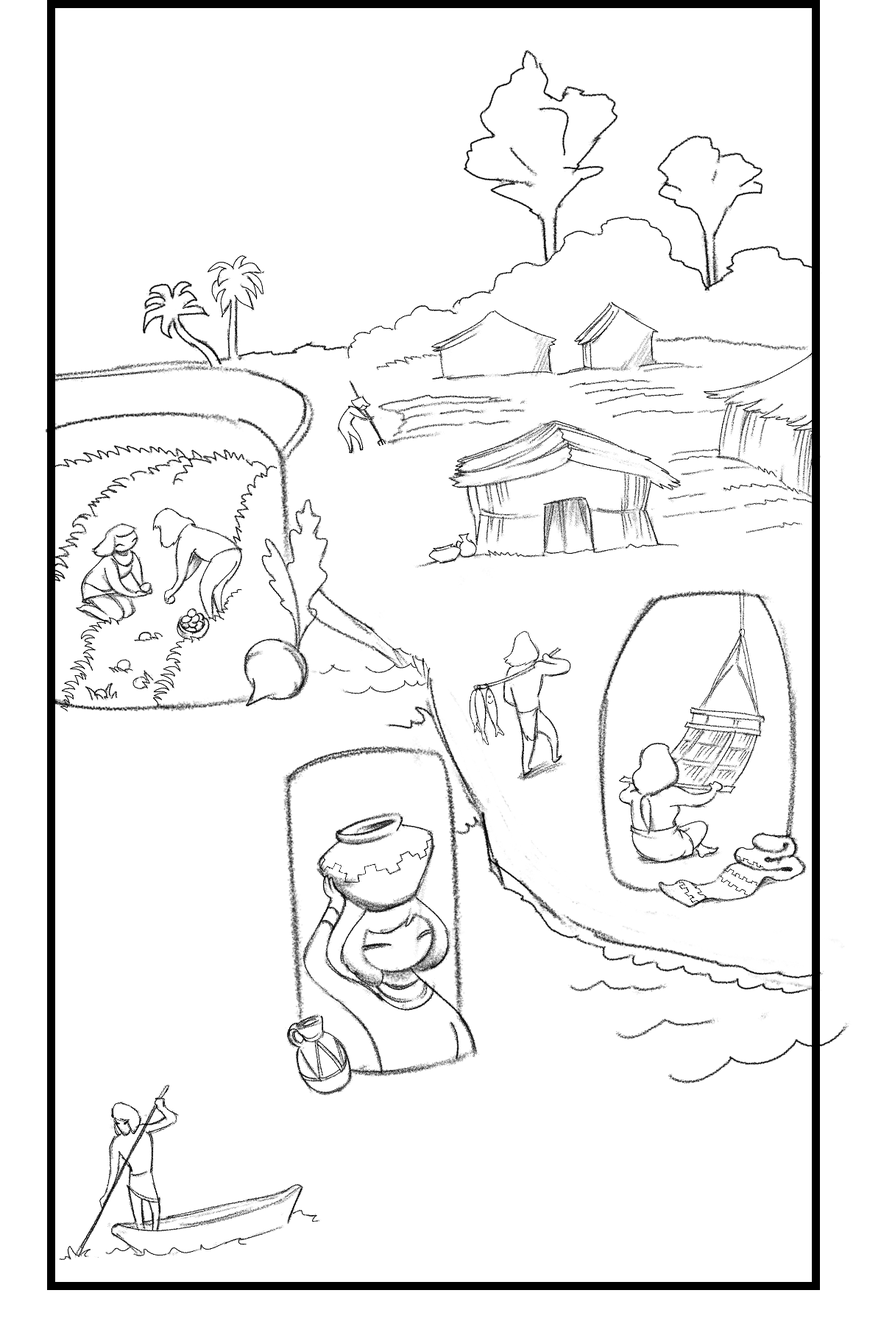
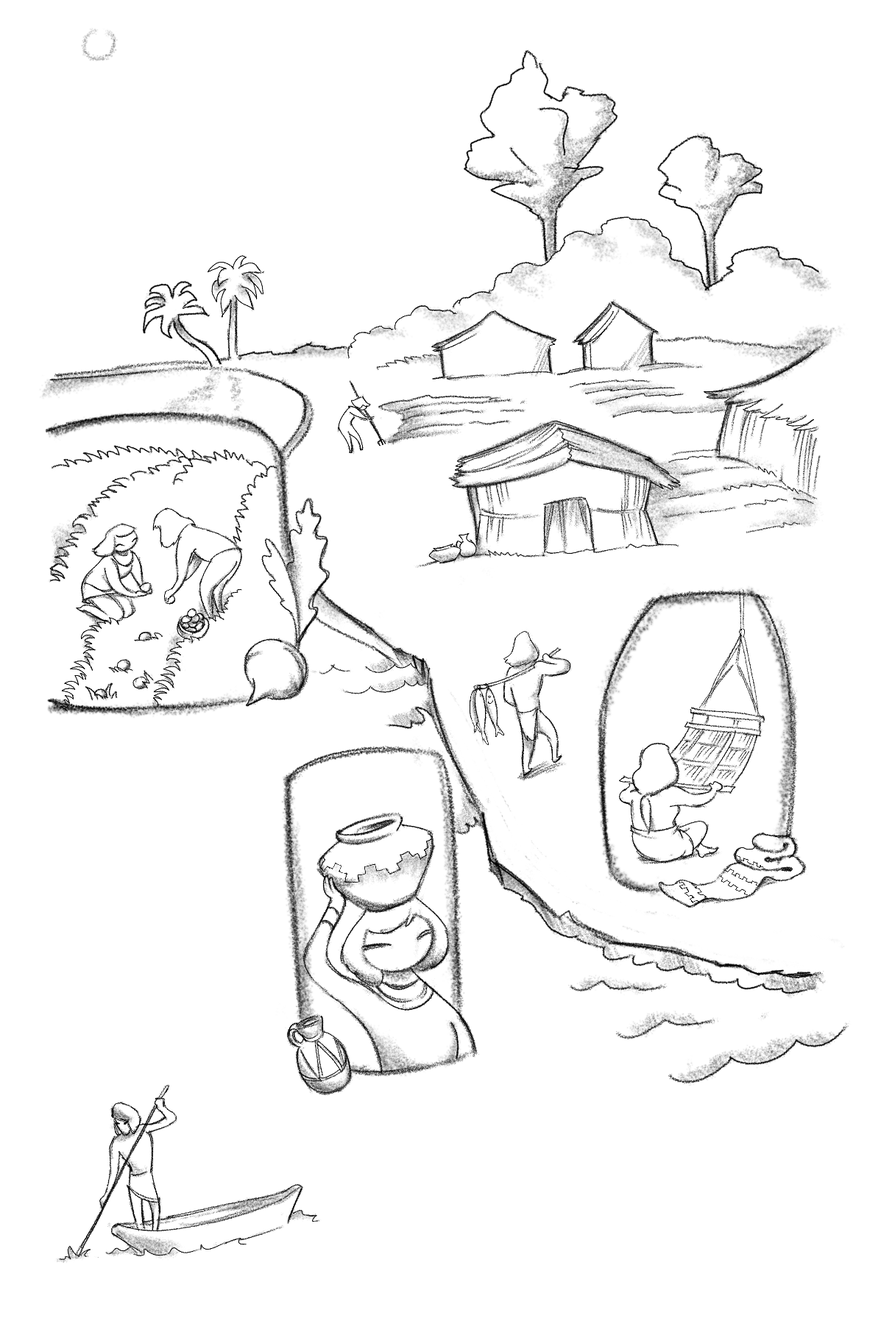
Layers edited between the first and the second 895 × 1318 image:
painted on (unnamed layer) over [38, 27, 847, 1264]
hid "marco" over [47, 0, 820, 1291]
